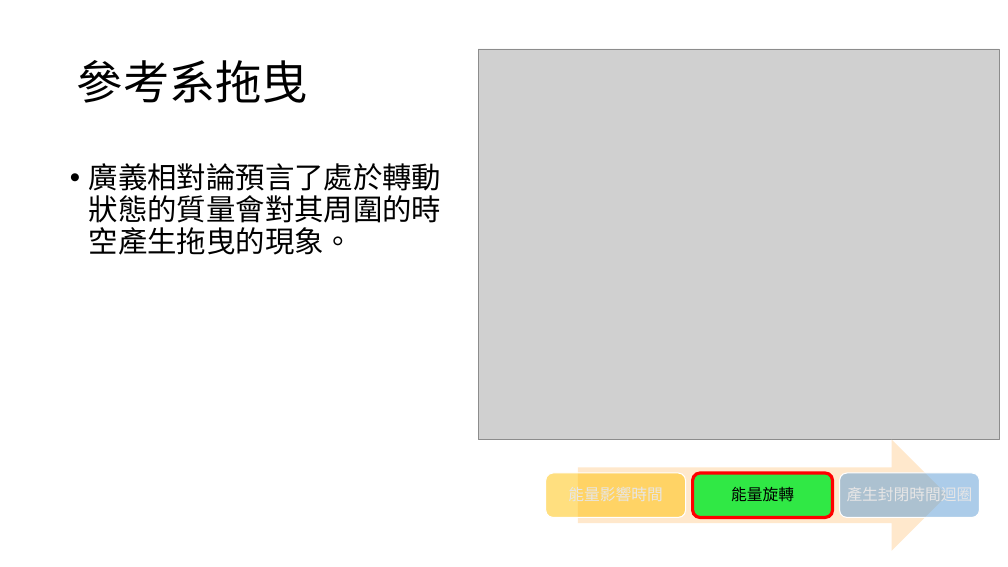
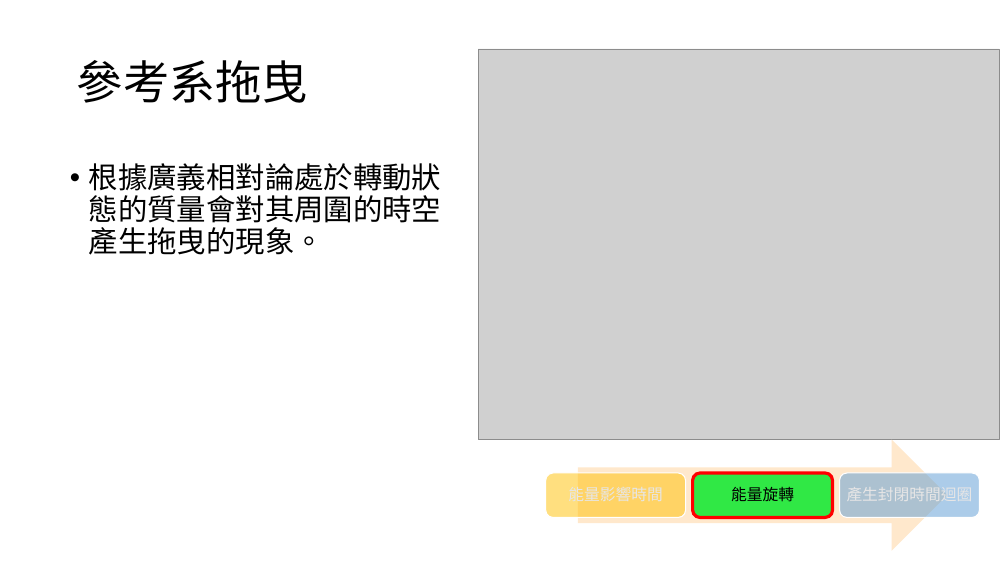
Before and after one commit to TaiChunYen/git, a slide deck: slide 9 of W044週報_戴君諺.pptx. Drawn at 1008x567 pixels with LibreOffice and Linux fonts; fonts in the diff are those of the drawing; grey boxes stand for pictures. Boxes give left, top, right and bottom in pixels: in the first picture for what was removed or moved away, otherwise in the second. Text is boxed around its words. In the diff, an @@ line names an element or a change of style, - is before the commit and + after.

```diff
--- a/W044週報_戴君諺.pptx
+++ b/W044週報_戴君諺.pptx
@@ text at (x1=89, y1=163, x2=441, y2=255): text changed @@
-• 廣義相對論預言了處於轉動狀態的質量會對其周圍的時空產生拖曳的現象。
+• 根據廣義相對論處於轉動狀態的質量會對其周圍的時空產生拖曳的現象。
```
Also in this commit, not shown: 6 other slides changed, 1 slide removed.
